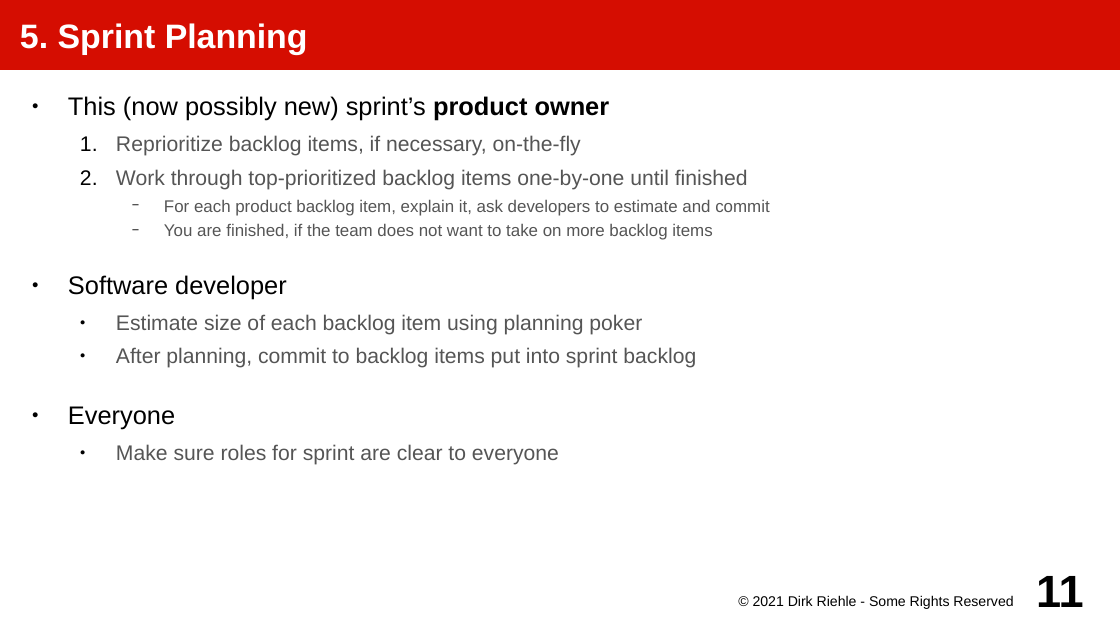
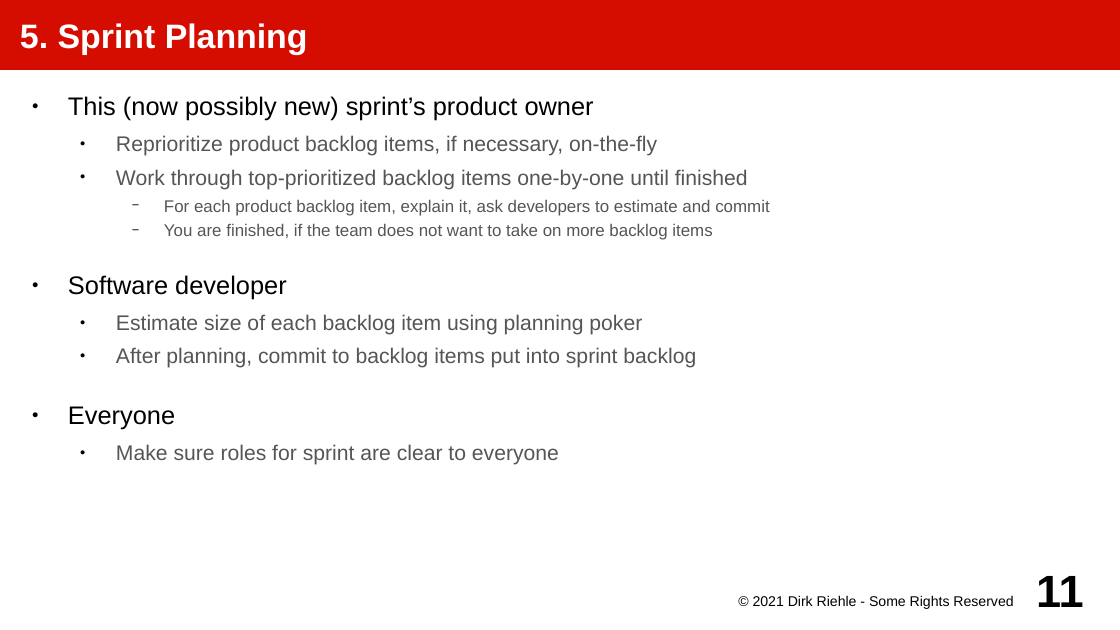
Before and after one commit to dirkriehle/amos-course, a slide deck: slide 11 of Lecture slides/AMOS B02 - The Team Meeting.odp. Drawn at 1120x630 pixels with LibreOffice and Linux fonts; fonts in the diff are those of the drawing. Boxes give left, top, right and bottom in pixels: in the first picture for what was removed or moved away, otherwise in the second. Text is boxed around its words. In the diff, an @@ line names an element or a change of style, - is before the commit and + after.

```diff
--- a/Lecture slides/AMOS B02 - The Team Meeting.odp
+++ b/Lecture slides/AMOS B02 - The Team Meeting.odp
@@ text at box(68, 96, 748, 190): bold off in "product owner"; bullet 1. to ● @@
@@ text at box(116, 135, 657, 156): text changed @@
-  1. Reprioritize backlog items, if necessary, on-the-fly
+  ● Reprioritize product backlog items, if necessary, on-the-fly
```
Also in this commit, not shown: 7 other slides changed, 3 other files.
